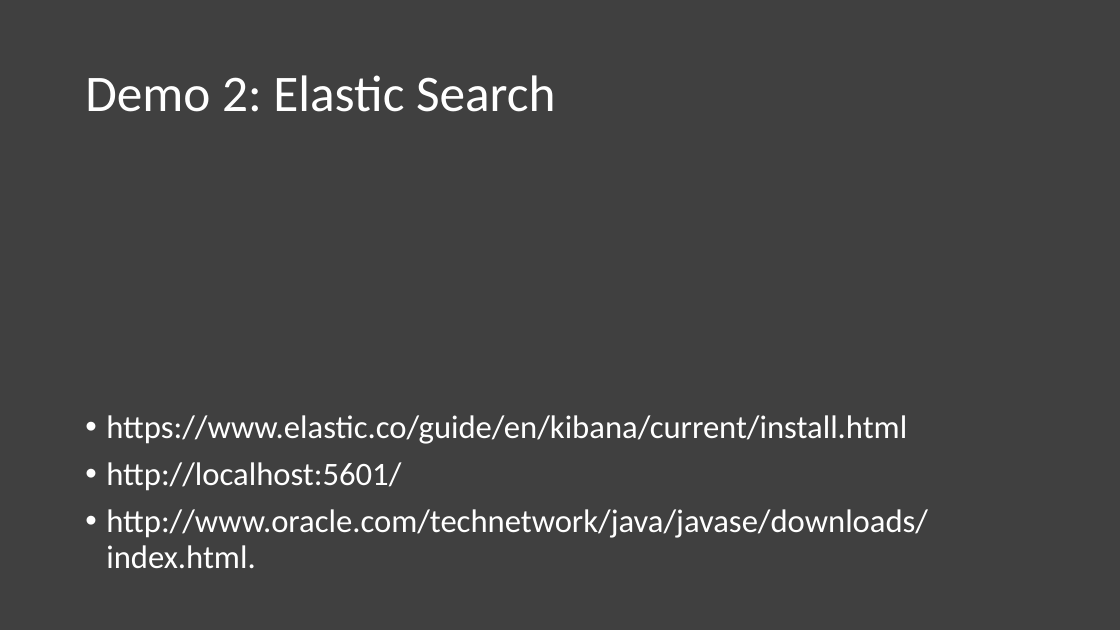
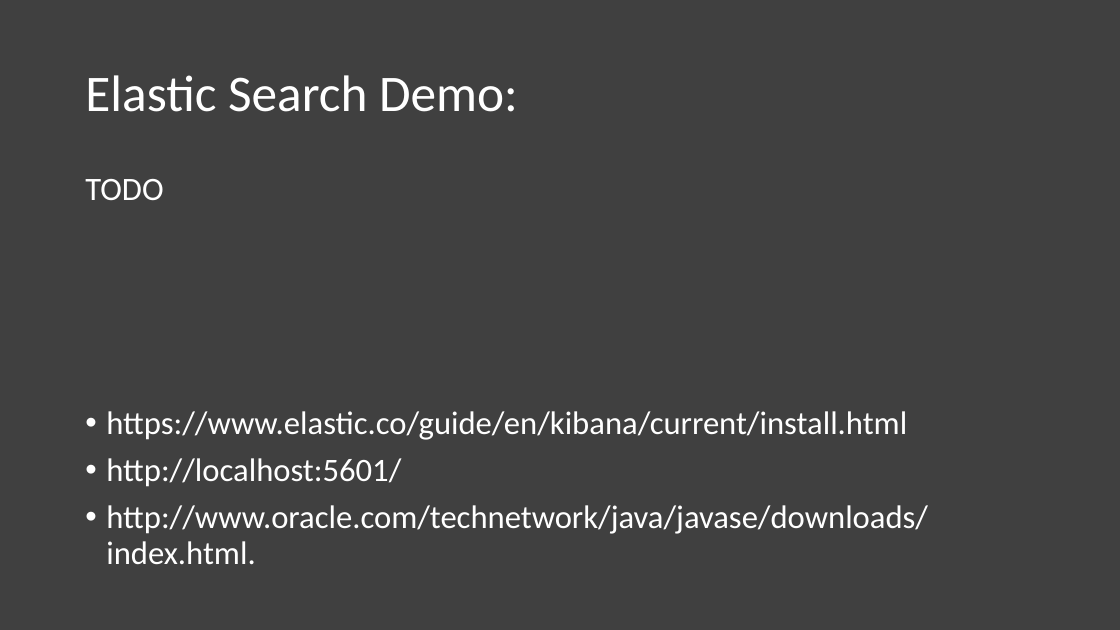
Before and after one commit to saschahenger/ma-workshop, a slide deck: slide 15 of workshop-slides/1-vorbereitung/workshop-1.pptx (slide 13 before the commit). Drawn at 1120x630 pixels with LibreOffice and Linux fonts; fonts in the diff are those of the drawing. Boxes give left, top, right and bottom in pixels: in the first picture for what was removed or moved away, otherwise in the second. Text is boxed around its words. In the diff, an @@ line names an element or a change of style, - is before the commit and + after.

```diff
--- a/workshop-slides/1-vorbereitung/workshop-1.pptx
+++ b/workshop-slides/1-vorbereitung/workshop-1.pptx
@@ title at (85, 75, 518, 112): text changed @@
-Demo 2: Elastic Search
+Elastic Search Demo:
@@ text at (85, 179, 163, 200): paragraph added @@
+TODO
```
Also in this commit, not shown: 4 other slides changed, 2 slides added, 3 other files.
